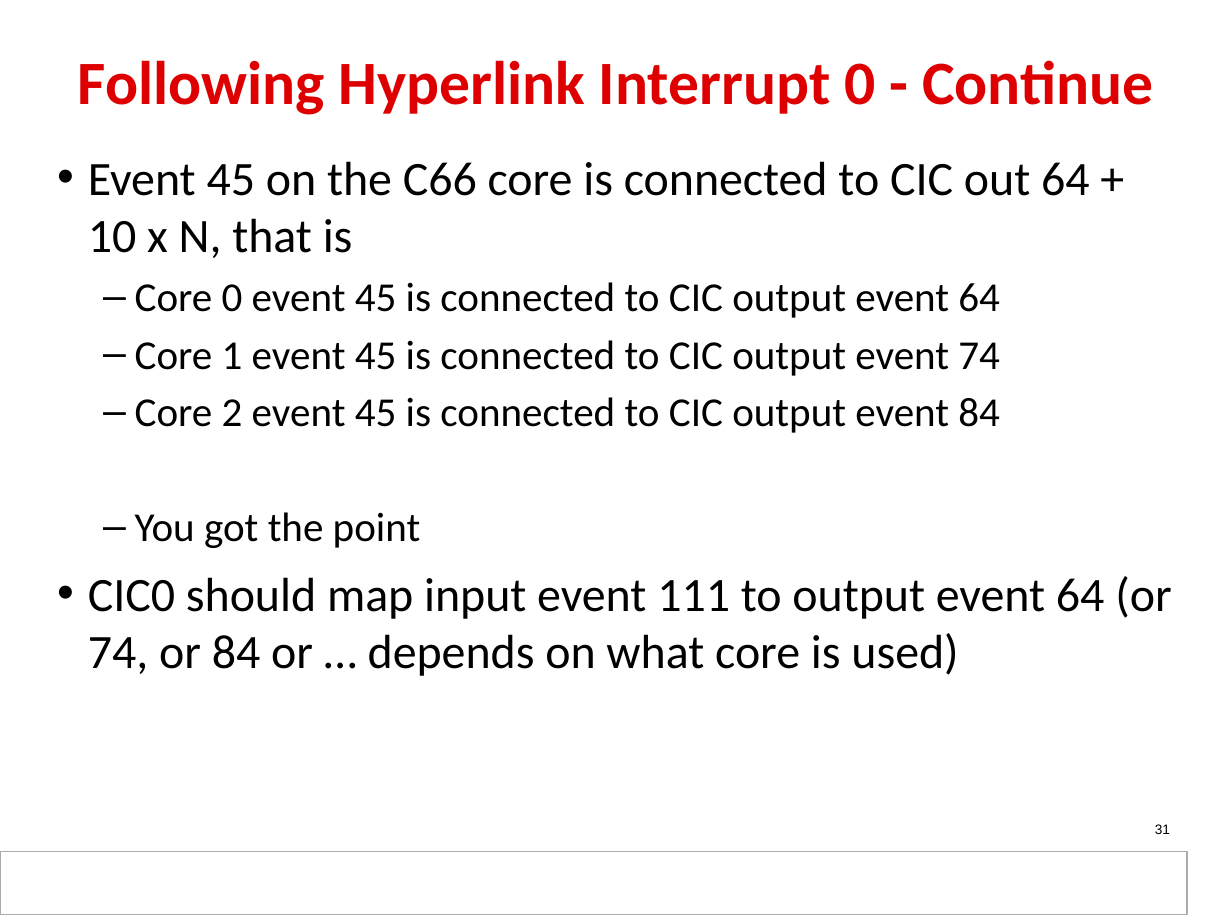
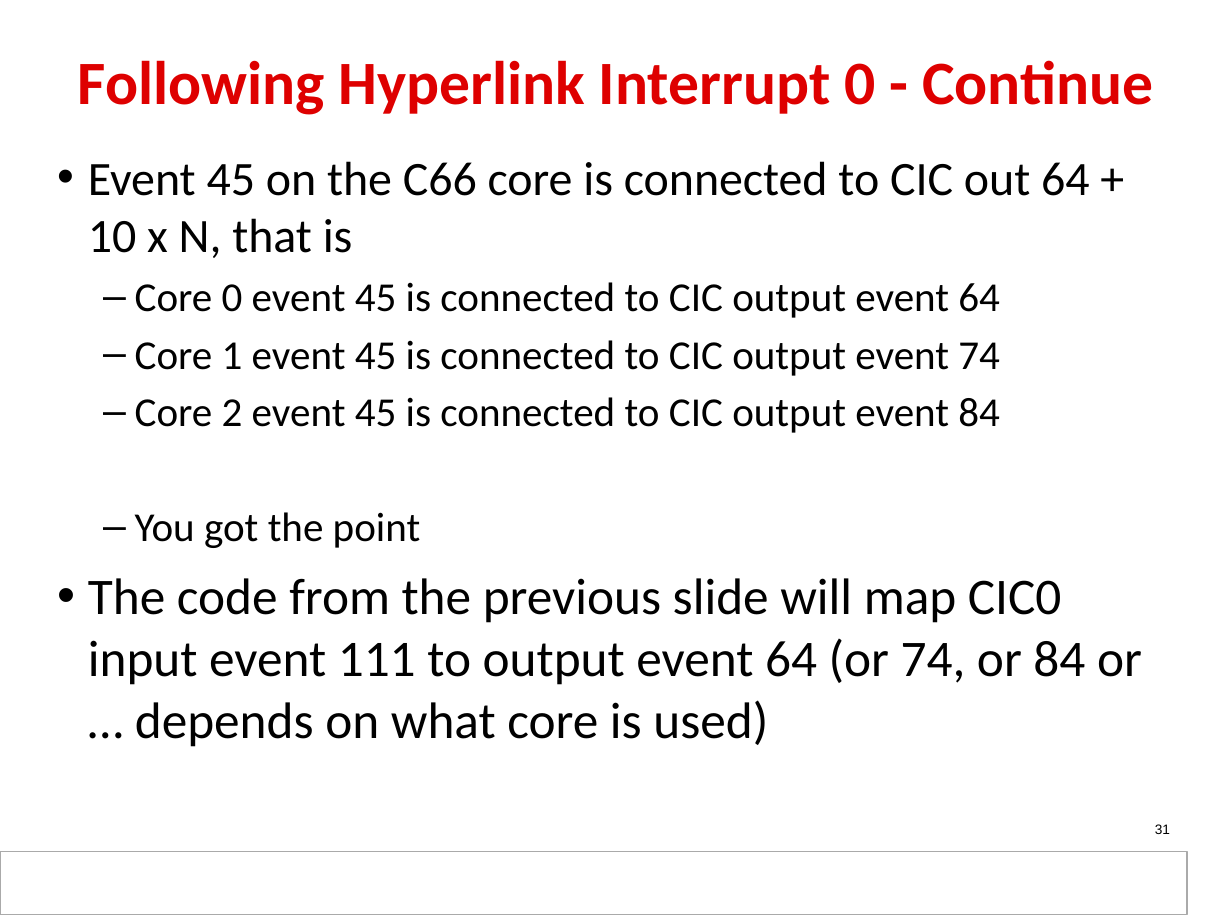
Before and after one commit to hari1989/keystone-workshop, a slide deck: slide 31 of slides/KeyStone_Interrupts.pptx. Drawn at 1232x924 pixels with LibreOffice and Linux fonts; fonts in the diff are those of the drawing; background and template pictures are left out. Boxes give left, top, right and bottom in pixels: in the first picture for what was removed or moved away, otherwise in the second. Text is boxed around its words. In the diff, an @@ line names an element or a change of style, - is before the commit and + after.

```diff
--- a/slides/KeyStone_Interrupts.pptx
+++ b/slides/KeyStone_Interrupts.pptx
@@ text at <box>88,578,1142,747</box>: text changed; size 28 to 30 pt @@
-• CIC0 should map input event 111 to output event 64 (or 74, or 84 or … depends on what core is used)
+  • The code from the previous slide will map CIC0 input event 111 to output event 64 (or 74, or 84 or … depends on what core is used)
```
Also in this commit, not shown: 1 other slide changed.
